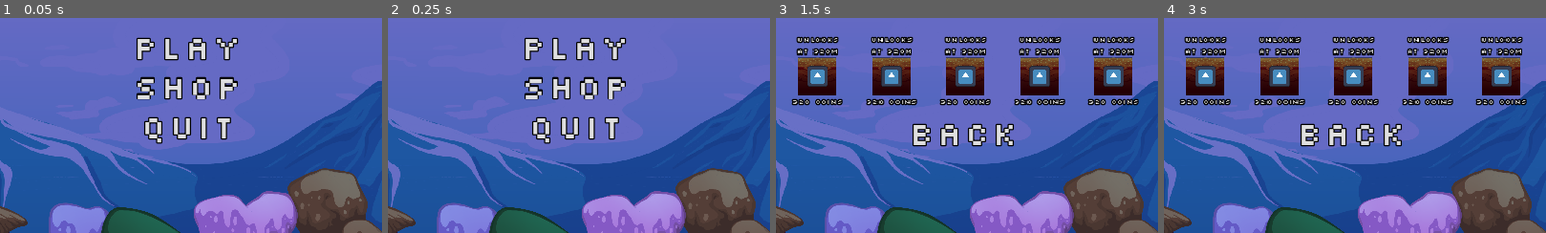
Above: before the commit, frames 1-4 (left to right).
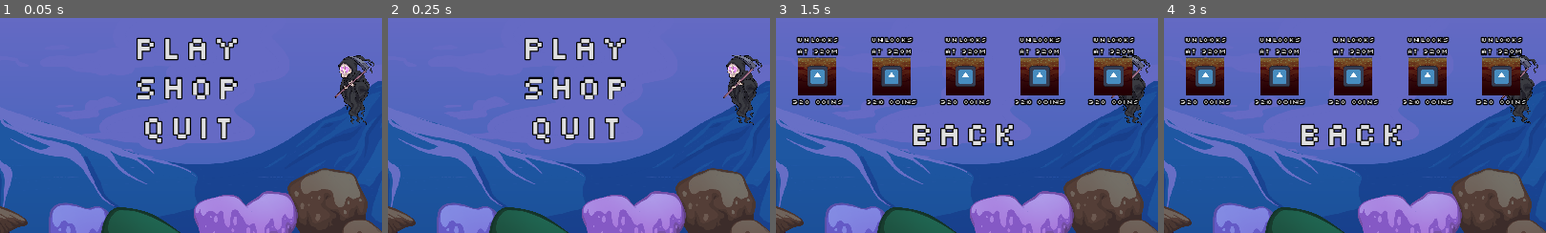
Above: after the commit, the same moments.

Repository: senseibobo/gmtk2023
Game: Godot game, scene res://game/game.tscn
The game is run twice, just before and just after one commit, with the same random seed, the same clock (stepped at 60 frames per second) and the same inputs. The engine's default icon, where the game draws it, is replaced by a stand-in: a white triangle on a blue panel in a dark square.
Inputs (mouse positions are % of the whole screen's width and height, from its top left):
- Up to frame 1 (0.05 s): no input
- Up to frame 2 (0.25 s): no input
- Up to frame 3 (1.5 s): click "Shop" at 0.5 s; click (36, 14) at 1.25 s
- Up to frame 4 (3 s): click (46, 14) at 2 s; click (55, 14) at 2.75 s
The pictures show only the part of the screen within x 30-80%, y 0-50%; the shares and areas given below are measured in that part.

The runs differ from the first frame. In frame 1, 1.8% of the frame differs, in the area x 87-98%, y 17-50%; in frame 2, 1.8%; in frame 3, 1.0%; in frame 4, 1.0%.

Commit message:
added sounds and mix

Diff:
--- a/default_bus_layout.tres
+++ b/default_bus_layout.tres
@@ -1,6 +1,7 @@
 [gd_resource type="AudioBusLayout" format=3 uid="uid://m32i5mtkclmr"]
 
 [resource]
+bus/0/volume_db = -0.130497
 bus/1/name = &"Ambience"
 bus/1/solo = false
 bus/1/mute = false
--- a/game/Game.gd
+++ b/game/Game.gd
@@ -9,7 +9,7 @@
 var water_width: int = 6
 var current_platform_selected: int = 0 # 0 - regular platform | 1 - jumping platform
 var next_coin: int = 30
-var next_enemy: int = 30
+var next_enemy: int = 3#0
 var block_spacing: float = 63.5
 var place_platform_size: Vector2 = Vector2(128,22)
 
@@ -21,7 +21,41 @@
 	$Menu.hide()
 	$HUD.show()
 
+func get_all_buttons(node: Node):
+	var buttons = []
+	for child in node.get_children():
+		if child is Button:
+			buttons.append(child)
+		buttons.append_array(get_all_buttons(child))
+	return buttons
+
+const button_press_sounds = [
+	preload("res://sound/BEEPS/BEEPS-01.wav"),
+	preload("res://sound/BEEPS/BEEPS-02.wav"),
+	preload("res://sound/BEEPS/BEEPS-03.wav"),
+	preload("res://sound/BEEPS/BEEPS-04.wav"),
+	preload("res://sound/BEEPS/BEEPS-05.wav"),
+	preload("res://sound/BEEPS/BEEPS.wav")
+]
+
+const button_hover_sounds = [
+	preload("res://sound/CLIKS/CLIKS-01.wav"),
+	preload("res://sound/CLIKS/CLIKS-02.wav"),
+	preload("res://sound/CLIKS/CLIKS-03.wav")
+]
+
+func button_hovered():
+	Global.play_sound(button_hover_sounds[randi()%button_hover_sounds.size()])
+func button_pressed():
+	Global.play_sound(button_press_sounds[randi()%button_press_sounds.size()])
+
 func _ready():
+
+	for button in get_all_buttons(self):
+		button.mouse_entered.connect(self.button_hovered)
+		button.pressed.connect(self.button_pressed)
+	Global.play_sound(preload("res://sound/AMBIENCE.wav"))
+	Global.play_sound(preload("res://sound/Theme.wav"))
 	$Menu/VBoxContainer/Coins.text = str(Global.wallet)
 	$Menu/VBoxContainer/MaxDistance.text = str(Global.longest_distance).pad_decimals(1) + "m"
 	if Global.restart_v:
@@ -42,6 +76,17 @@
 	$PlatformPlacement.add_child(platform)
 	platform.disable()
 	platform.modulate.a = 0.5
+
+const platform_sounds = [
+	preload("res://sound/PLATFORM FX/PLATFORM FX-01.wav"),
+	preload("res://sound/PLATFORM FX/PLATFORM FX-02.wav"),
+	preload("res://sound/PLATFORM FX/PLATFORM FX-03.wav"),
+	preload("res://sound/PLATFORM FX/PLATFORM FX-04.wav"),
+	preload("res://sound/PLATFORM FX/PLATFORM FX-05.wav"),
+	preload("res://sound/PLATFORM FX/PLATFORM FX-06.wav"),
+	preload("res://sound/PLATFORM FX/PLATFORM FX-07.wav"),
+	preload("res://sound/PLATFORM FX/PLATFORM FX.wav")
+]
 
 func _process(delta):
 	if not active: return
@@ -68,6 +113,7 @@
 		platform.global_position = pos
 		platform.modulate.a = 1.0
 		platform.enable()
+		Global.play_sound(platform_sounds[randi()%platform_sounds.size()],0.0,-2.0)
 		set_platform_placement(platform_scene)
 	$Moving.global_position.x -= delta*speed
 	$Background.move(delta*speed)
--- a/game/hero/Hero.gd
+++ b/game/hero/Hero.gd
@@ -9,12 +9,26 @@
 	preload("res://sound/footsteps wood/footsteps wood 3.wav"),
 	preload("res://sound/footsteps wood/footsteps wood 4.wav"),
 	preload("res://sound/footsteps wood/footsteps wood 5.wav")]
+const grass_sounds = [
+	preload("res://sound/footsteps grass/fts grass-01.wav"),
+	preload("res://sound/footsteps grass/fts grass-02.wav"),
+	preload("res://sound/footsteps grass/fts grass-03.wav"),
+	preload("res://sound/footsteps grass/fts grass-04.wav"),
+	preload("res://sound/footsteps grass/fts grass-05.wav"),
+	preload("res://sound/footsteps grass/fts grass-06.wav"),
+	preload("res://sound/footsteps grass/fts grass-07.wav"),
+	preload("res://sound/footsteps grass/fts grass-08.wav"),
+	preload("res://sound/footsteps grass/fts grass-09.wav"),
+	preload("res://sound/footsteps grass/fts grass-10.wav"),
+	preload("res://sound/footsteps grass/fts grass-11.wav"),
+	preload("res://sound/footsteps grass/fts grass-12.wav")
+]
 var gravity = 900
 var timer: Timer = Timer.new()
 
 func _ready():
 	add_child(timer)
-	timer.start(0.2)
+	timer.start(0.5)
 	timer.timeout.connect(footstep)
 	Global.hero = self
 
@@ -22,7 +36,9 @@
 	if $RayCast2D.is_colliding():
 		var collider = $RayCast2D.get_collider()
 		if collider.is_in_group("Wood"):
-			Global.play_sound(wood_sounds[randi()%wood_sounds.size()])
+			Global.play_sound(wood_sounds[randi()%wood_sounds.size()],0,-2.0)
+		else:
+			Global.play_sound(grass_sounds[randi()%grass_sounds.size()],0,4.0)
 
 func _physics_process(delta):
 	if not is_on_floor():
@@ -33,10 +49,23 @@
 	else: velocity.x = 0
 	move_and_slide()
 
+const jump_sounds = [
+	preload("res://sound/VOICE/jump-01.wav"),
+	preload("res://sound/VOICE/jump.wav")
+]
+
 func jump():
 	velocity.y = JUMP_VELOCITY
+	Global.play_sound(jump_sounds[randi()%jump_sounds.size()],0.0,-5.0)
+
+const water_sounds = [
+	preload("res://sound/Water/fts water 01.wav"),
+	preload("res://sound/Water/fts water 02.wav"),
+	preload("res://sound/Water/fts water 03.wav")
+]
 
 func drown():
+	Global.play_sound(water_sounds[randi()%water_sounds.size()],0.0,1.0)
 	var tween = create_tween()
 	gravity = 0
 	tween.tween_property(self,"velocity:y",0.0,0.5)
--- a/game/platforms/Jump Platform.gd
+++ b/game/platforms/Jump Platform.gd
@@ -15,7 +15,18 @@
 #	collision_layer = layer
 	$Area2D.set_deferred("monitoring",true)
 
+const boing_sounds = [
+	preload("res://sound/PECURKA/BOING.wav"),
+	preload("res://sound/PECURKA/BOING-01.wav"),
+	preload("res://sound/PECURKA/BOING-02.wav"),
+	preload("res://sound/PECURKA/BOING-03.wav"),
+	preload("res://sound/PECURKA/BOING-04.wav"),
+	preload("res://sound/PECURKA/BOING-05.wav")
+]
+
+
 func _on_body_entered(body):
 	if body.is_in_group("Player"):
+		Global.play_sound(boing_sounds[randi()%boing_sounds.size()],0.0,-10.0)
 		body.jump()
 		$AnimationPlayer.play("jump")
--- a/game/platforms/Platform.tscn
+++ b/game/platforms/Platform.tscn
@@ -6,7 +6,7 @@
 [sub_resource type="RectangleShape2D" id="RectangleShape2D_03avx"]
 size = Vector2(1900, 220)
 
-[node name="Platform" type="StaticBody2D"]
+[node name="Platform" type="StaticBody2D" groups=["Wood"]]
 scale = Vector2(0.1, 0.1)
 script = ExtResource("1_cdym5")
 
--- a/game/world/Enemy.gd
+++ b/game/world/Enemy.gd
@@ -1,5 +1,13 @@
 extends Area2D
 
+const scythe_sounds = [
+	preload("res://sound/SWING/SWING-01.wav"),
+	preload("res://sound/SWING/SWING-02.wav"),
+	preload("res://sound/SWING/SWING-03.wav"),
+	preload("res://sound/SWING/SWING-04.wav"),
+	preload("res://sound/SWING/SWING.wav")
+]
 
 func _on_body_entered(body):
 	Global.death()
+	Global.play_sound(scythe_sounds[randi()%scythe_sounds.size()],0.6)
--- a/game/world/coin.gd
+++ b/game/world/coin.gd
@@ -1,7 +1,16 @@
 extends Area2D
 
+const coin_sounds = [
+#	preload("res://sound/COIN/coin sakupljanje-01.wav"),
+#	preload("res://sound/COIN/coin sakupljanje-02.wav"),
+#	preload("res://sound/COIN/coin sakupljanje-03.wav"),
+#	preload("res://sound/COIN/coin sakupljanje-04.wav"),
+#	preload("res://sound/COIN/coin sakupljanje-05.wav"),
+	preload("res://sound/COIN/coin sakupljanje.wav")
+]
 
 func _on_body_entered(body):
 	if body.is_in_group("Player"):
+		Global.play_sound(coin_sounds[randi()%coin_sounds.size()],0.5,-0.9)
 		body.pick_up_coin()
 		queue_free()
--- a/global/Global.gd
+++ b/global/Global.gd
@@ -14,12 +14,13 @@
 	if FileAccess.file_exists("user://save.json"):
 		load_game()
 
-func play_sound(stream: AudioStream, from_position: float = 0.0, volume_db: float = 0.0, pitch: float = 0.0, bus: String = "Master"):
+func play_sound(stream: AudioStream, from_position: float = 0.0, volume_db: float = 0.0, pitch: float = 1.0, bus: String = "Master", pause_on_pause: bool = false):
 	var player = AudioStreamPlayer.new()
 	player.stream = stream
 	player.volume_db = volume_db
 	player.pitch_scale = pitch
 	player.bus = bus
+	player.process_mode = Node.PROCESS_MODE_INHERIT if pause_on_pause else Node.PROCESS_MODE_ALWAYS
 	add_child(player)
 	player.play()
 	player.finished.connect(player.queue_free)
@@ -43,11 +44,19 @@
 	file.close()
 
 
+const death_sounds = [
+	preload("res://sound/VOICE/death 1-01.wav"),
+	preload("res://sound/VOICE/death 1.wav"),
+	preload("res://sound/VOICE/death NOVO.wav")
+]
+
 func death():
+	play_sound(death_sounds[randi()%death_sounds.size()],0.0,-4.0)
 	game_over_signal.emit()
 	var gameover = preload("res://ui/gameover.tscn").instantiate()
 	get_tree().root.add_child(gameover)
 	end_game()
+
 
 func end_game():
 	longest_distance = max(longest_distance,distance)
Not shown, changed: sound/AMBIENCE.wav.import
Binary file added: sound/CLIKS/coin_animation2.png
Not shown, added: sound/CLIKS/coin_animation2.png.import
Not shown, changed: sound/CLIKS/CLIKS-01.wav
Not shown, changed: sound/CLIKS/CLIKS-02.wav
Not shown, removed: sound/CLIKS/CLIKS.wav
